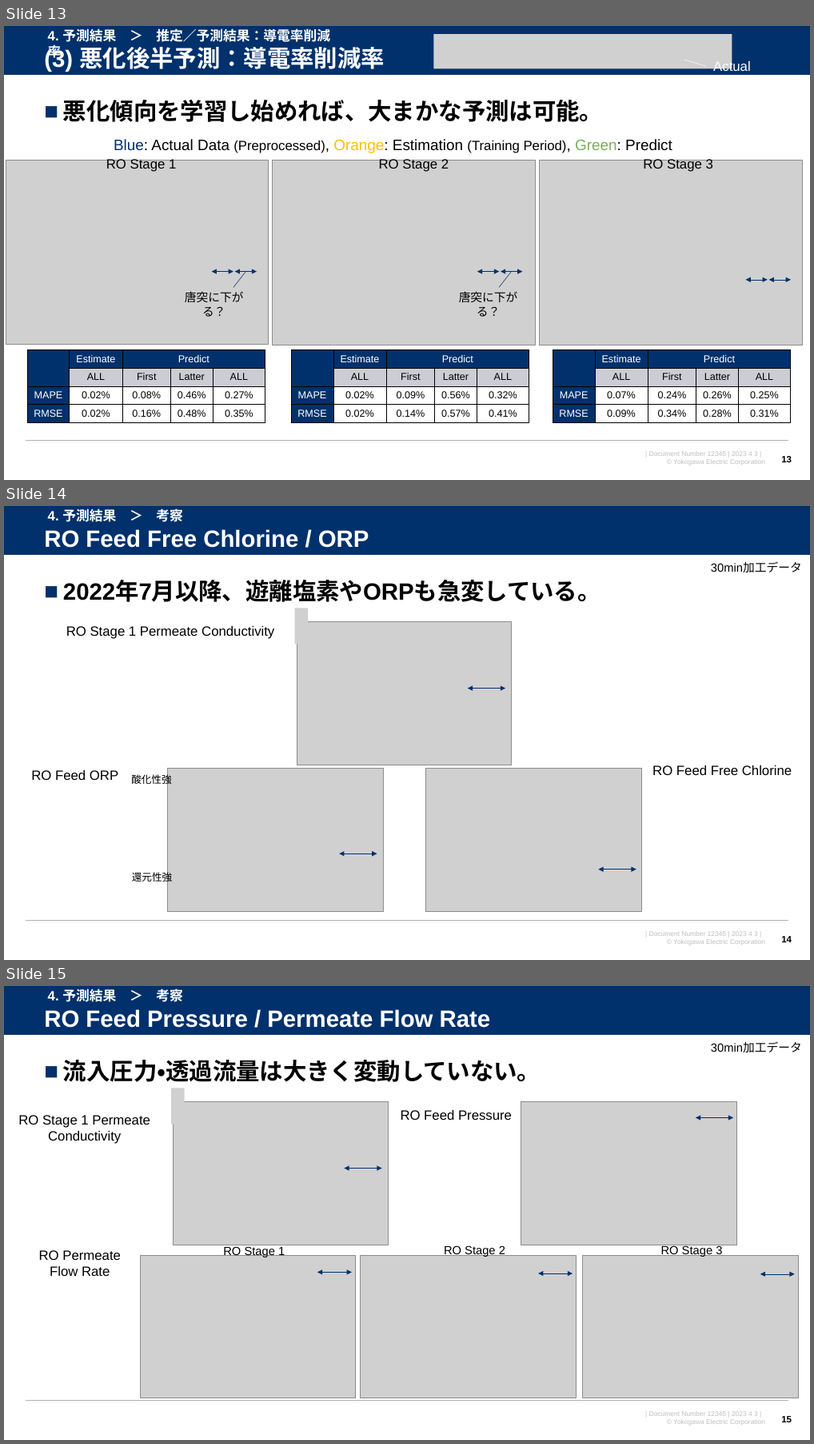
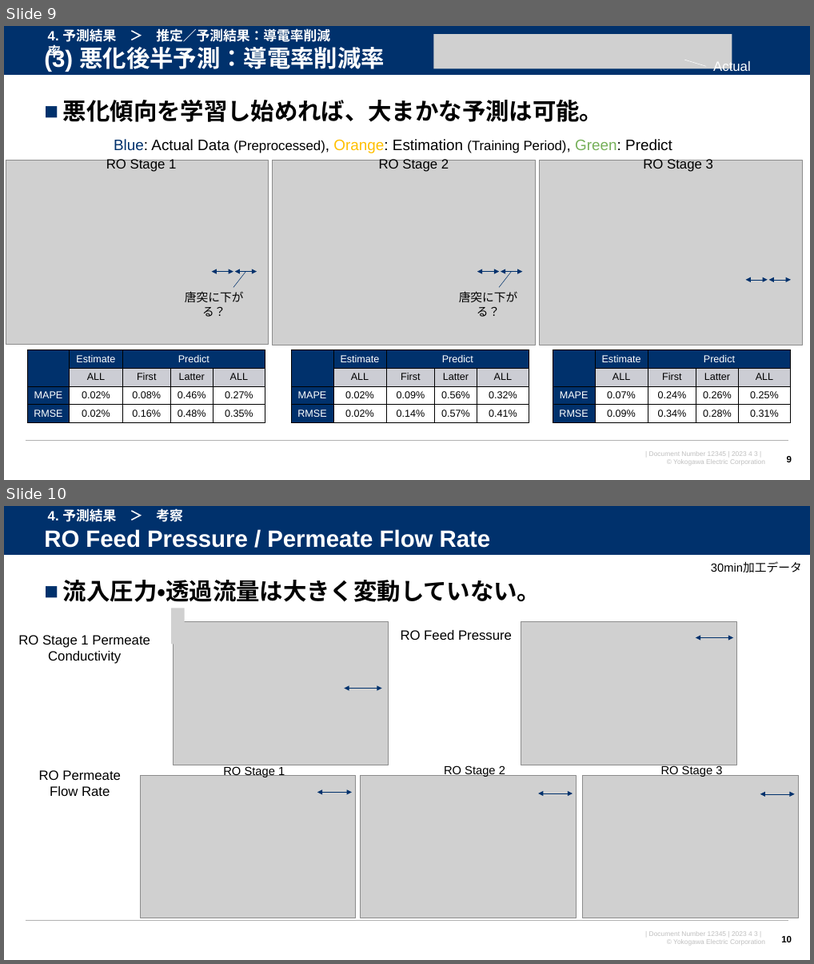
Before and after one commit to watarukumagai-git/opt, a slide deck: Reuse_Water/230403_米国再生水NAWI 解析進め方_rev.0.pptx. Shown one above the other, each under a label of ours: slides 13, 14 and 15 before the commit, slides 9 and 10 after it. The pictures are 814x1444 and 814x964 pixels, drawn with LibreOffice and Linux fonts; fonts in the diff are those of the drawing; grey boxes stand for pictures; background and template pictures are left out. Boxes give left, top, right and bottom in pixels: in the first picture for what was removed or moved away, otherwise in the second. Text is boxed around its words. In the diff, an @@ line names an element or a change of style, - is before the commit and + after.

```diff
--- a/Reuse_Water/230403_米国再生水NAWI 解析進め方_rev.0.pptx
+++ b/Reuse_Water/230403_米国再生水NAWI 解析進め方_rev.0.pptx
@@ slide 14 removed at (4, 506, 810, 960), background #FFFFFF; not listed: 4 template elements that a slide beside it also shows @@
@@ title removed at (44, 529, 370, 548) @@
-RO Feed Free Chlorine / ORP
@@ text removed at (48, 508, 183, 522) @@
-4. 予測結果 ＞ 考察
@@ text removed at (711, 562, 802, 572) @@
-30min加工データ
@@ text removed at (63, 581, 602, 602) @@
-■ 2022年7月以降、遊離塩素やORPも急変している。
@@ picture removed at (295, 608, 308, 644) @@
@@ picture removed at (297, 622, 511, 765) @@
@@ text removed at (66, 626, 274, 639) @@
-RO Stage 1 Permeate Conductivity
@@ double arrow removed from (468, 688) to (506, 688) @@
@@ picture removed at (167, 768, 383, 911) @@
@@ picture removed at (426, 768, 642, 911) @@
@@ text removed at (653, 765, 792, 775) @@
-RO Feed Free Chlorine
@@ text removed at (31, 770, 118, 780) @@
-RO Feed ORP
@@ text removed at (131, 772, 171, 786) @@
-酸化性強
@@ double arrow removed from (339, 853) to (378, 853) @@
@@ text removed at (132, 870, 172, 884) @@
-還元性強
@@ double arrow removed from (598, 869) to (637, 869) @@
@@ page number removed at (782, 936, 792, 942) @@
-14
@@ what was slide 13 is now slide 9 @@
@@ page number at (787, 455, 792, 464): text changed @@
-13
+9
@@ what was slide 15 is now slide 10 @@
@@ page number at (782, 936, 792, 942): text changed @@
-15
+10
```
Also in this commit, not shown: 1 slide changed, 4 slides added, 4 other slides removed.
